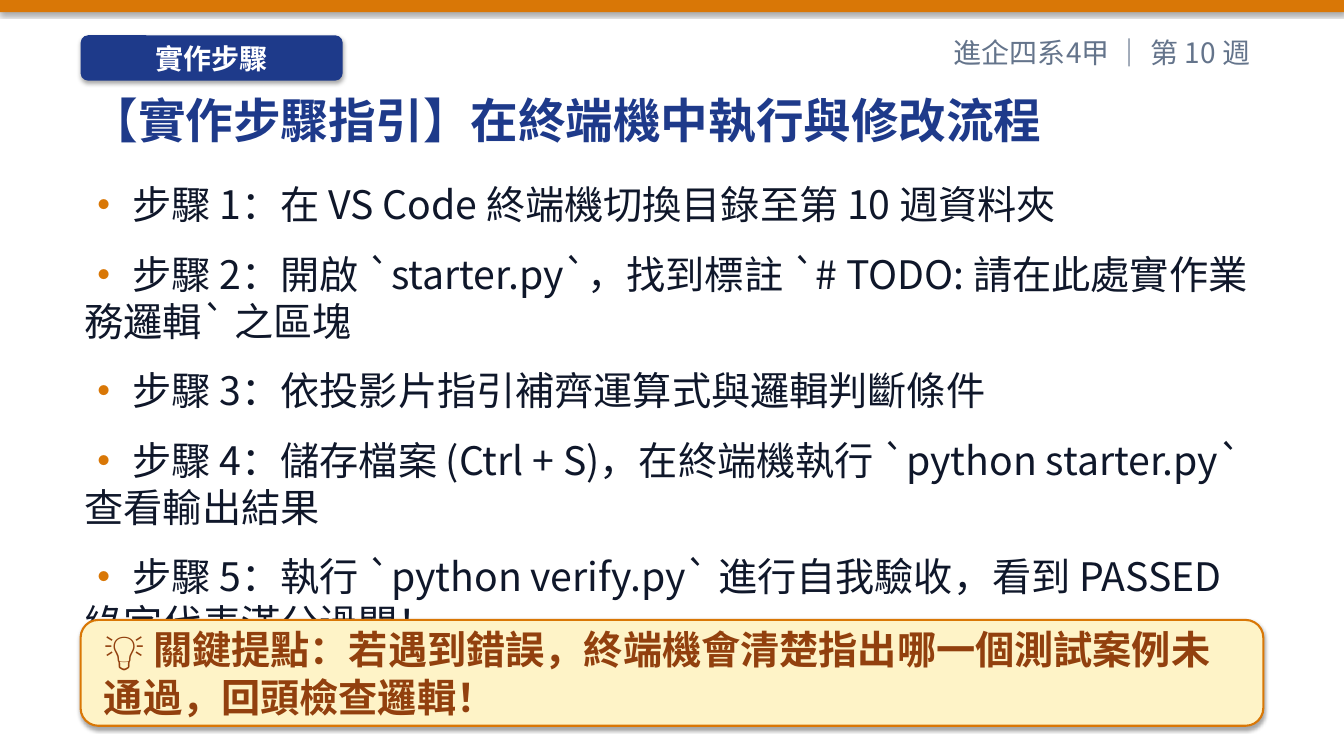
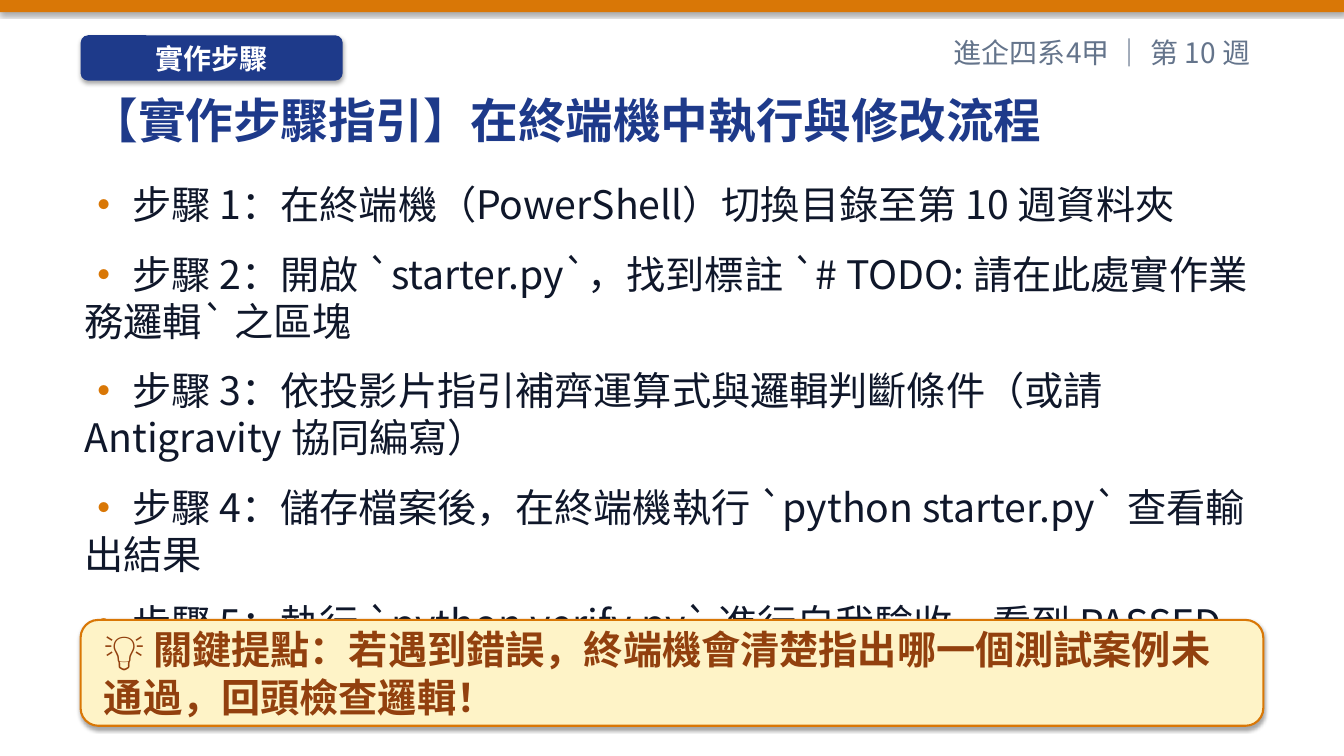
Before and after one commit to h12s12bs/vnu-enterprise-resource-planning, a slide deck: slide 42 of 01_每週教學簡報_PPT/ERP_第10週_會計與財務管理模組_(FI_CO).pptx. Drawn at 1344x756 pixels with LibreOffice and Linux fonts; fonts in the diff are those of the drawing. Boxes give left, top, right and bottom in pixels: in the first picture for what was removed or moved away, otherwise in the second. Text is boxed around its words. In the diff, an @@ line names an element or a change of style, - is before the commit and + after.

```diff
--- a/01_每週教學簡報_PPT/ERP_第10週_會計與財務管理模組_(FI_CO).pptx
+++ b/01_每週教學簡報_PPT/ERP_第10週_會計與財務管理模組_(FI_CO).pptx
@@ text at (x1=133, y1=185, x2=1175, y2=223): text changed @@
-• 步驟 1：在 VS Code 終端機切換目錄至第 10 週資料夾
+• 步驟 1：在終端機（PowerShell）切換目錄至第 10 週資料夾
@@ text at (x1=85, y1=371, x2=1244, y2=572): text changed @@
-• 步驟 3：依投影片指引補齊運算式與邏輯判斷條件
-• 步驟 4：儲存檔案 (Ctrl + S)，在終端機執行 `python starter.py` 查看輸出結果
+• 步驟 3：依投影片指引補齊運算式與邏輯判斷條件（或請 Antigravity 協同編寫）
+• 步驟 4：儲存檔案後，在終端機執行 `python starter.py` 查看輸出結果
```
Also in this commit, not shown: 2 other slides changed, 42 other files.
